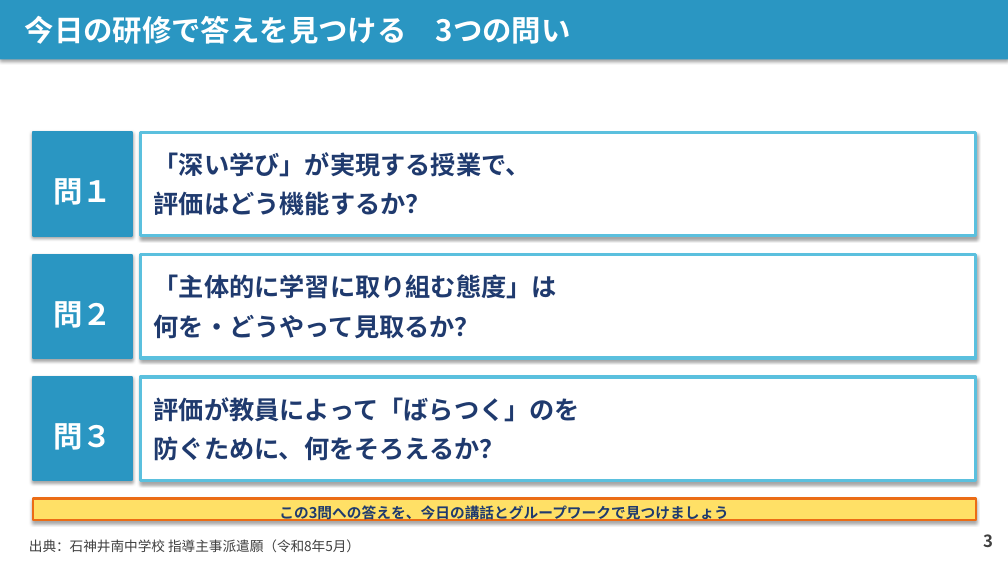
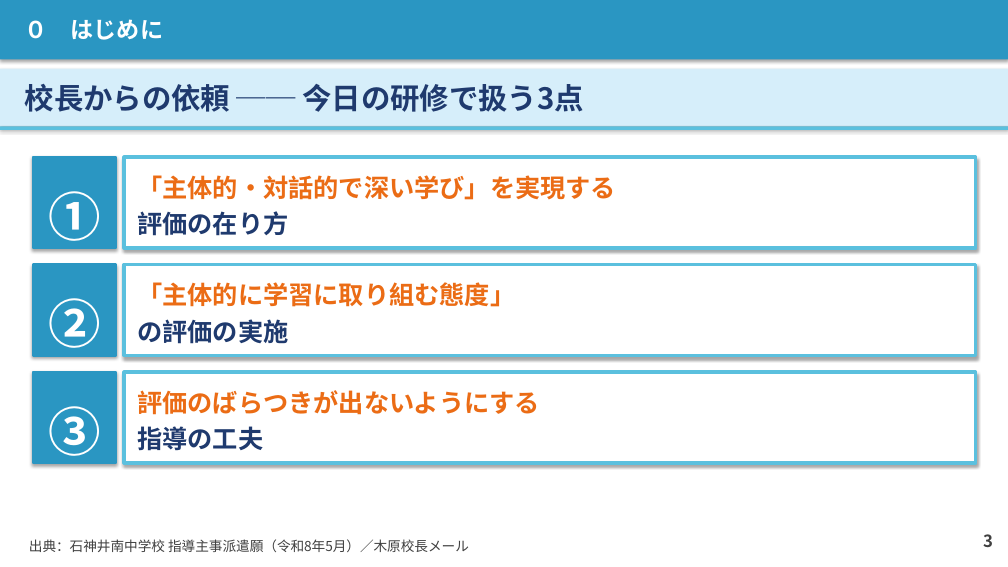
Before and after one commit to contynet730-star/con30, a slide deck: slide 3 of 講義スライド_石神井南中_20260603.pptx. Drawn at 1008x567 pixels with LibreOffice and Linux fonts; fonts in the diff are those of the drawing. Boxes give left, top, right and bottom in pixels: in the first picture for what was removed or moved away, otherwise in the second. Text is boxed around its words. In the diff, an @@ line names an element or a change of style, - is before the commit and + after.

```diff
--- a/講義スライド_石神井南中_20260603.pptx
+++ b/講義スライド_石神井南中_20260603.pptx
@@ text in rectangle at (25, 19, 163, 40): text changed; size 28 to 22 pt @@
-今日の研修で答えを見つける 3つの問い
+０ はじめに
@@ rectangle added at (0, 69, 1008, 127), fill #D6EEFA, 28 pt, text #1F3A6E, bold @@
+校長からの依頼 ── 今日の研修で扱う3点
@@ rectangle added at (0, 126, 1008, 129), fill #5BC0DE @@
@@ rectangle "①": place and size @@
-rectangle "①" at (33, 132, 132, 236)
+rectangle "①" at (33, 157, 116, 248)
@@ rectangle "「主体的・対話的で深い学び」を実現する": place and size @@
-rectangle "「主体的・対話的で深い学び」を実現する" at (141, 132, 976, 236)
+rectangle "「主体的・対話的で深い学び」を実現する" at (124, 157, 975, 248)
@@ text in rectangle at (137, 175, 616, 236): text changed; text colour #1F3A6E to #EB6C15 @@
-「深い学び」が実現する授業で、
-評価はどう機能するか？
+「主体的・対話的で深い学び」を実現する
+評価の在り方
@@ text in rectangle at (48, 191, 101, 241): text changed; size 28 to 50 pt @@
-問１
+①
@@ rectangle "②": place and size @@
-rectangle "②" at (33, 255, 132, 358)
+rectangle "②" at (33, 265, 116, 355)
@@ rectangle "「主体的に学習に取り組む態度」": place and size @@
-rectangle "「主体的に学習に取り組む態度」" at (141, 255, 976, 358)
+rectangle "「主体的に学習に取り組む態度」" at (124, 265, 975, 355)
@@ text in rectangle at (48, 298, 101, 348): text changed; size 28 to 50 pt @@
-問２
+②
@@ text in rectangle at (137, 282, 515, 344): text changed; text colour #1F3A6E to #EB6C15 @@
-「主体的に学習に取り組む態度」は
-何を・どうやって見取るか？
+「主体的に学習に取り組む態度」
+の評価の実施
@@ rectangle "③": place and size @@
-rectangle "③" at (33, 377, 132, 481)
+rectangle "③" at (33, 372, 116, 463)
@@ rectangle "評価のばらつきが出ないようにする": place and size @@
-rectangle "評価のばらつきが出ないようにする" at (141, 377, 976, 481)
+rectangle "評価のばらつきが出ないようにする" at (124, 372, 975, 463)
@@ text in rectangle at (48, 406, 101, 456): text changed; size 28 to 50 pt @@
-問３
+③
@@ text in rectangle at (137, 390, 540, 451): text changed; text colour #1F3A6E to #EB6C15 @@
-評価が教員によって「ばらつく」のを
-防ぐために、何をそろえるか？
+評価のばらつきが出ないようにする
+指導の工夫
@@ rectangle removed at (33, 498, 976, 520) @@
-この3問への答えを、今日の講話とグループワークで見つけましょう
@@ text at (29, 539, 469, 552): text changed @@
-出典：石神井南中学校 指導主事派遣願（令和8年5月）
+出典：石神井南中学校 指導主事派遣願（令和8年5月）／木原校長メール
```
Also in this commit, not shown: 25 other slides changed, 1 slide added, 1 slide removed, 1 other file.
